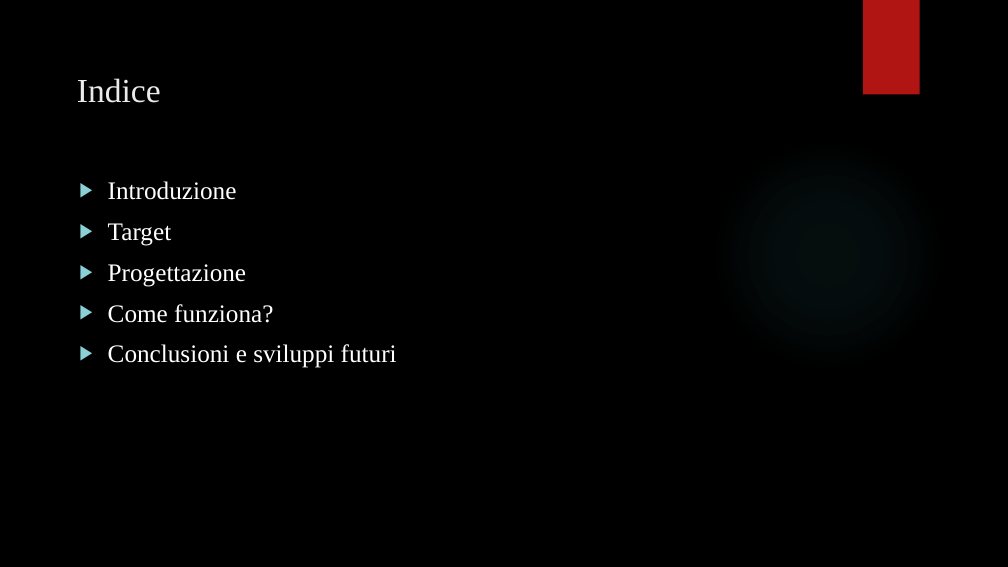
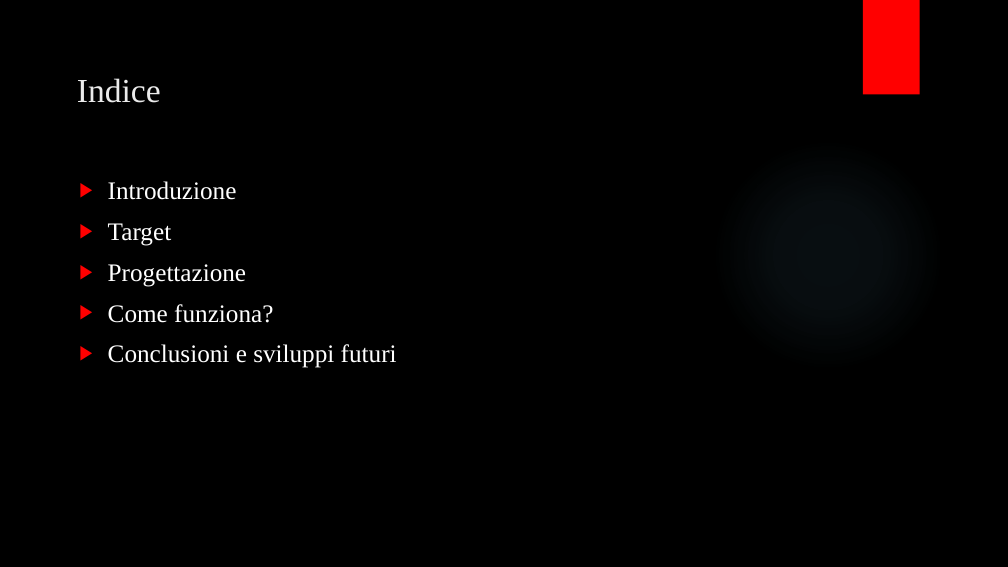
Before and after one commit to MetalGandix/ProjectSeiApp, a slide deck: slide 2 of SeiAppPP.pptx. Drawn at 1008x567 pixels with LibreOffice and Linux fonts; fonts in the diff are those of the drawing; background and template pictures are left out. Boxes give left, top, right and bottom in pixels: in the first picture for what was removed or moved away, otherwise in the second. Text is boxed around its words. In the diff, an @@ line names an element or a change of style, - is before the commit and + after.

```diff
--- a/SeiAppPP.pptx
+++ b/SeiAppPP.pptx
@@ rectangle at [863, 0, 920, 95]: fill #B01513 to #FF0000 @@
@@ text "Introduzione" at [108, 181, 397, 368]: bullet colour #8AD0D6 to #FF0000 @@
```
Also in this commit, not shown: 21 other slides changed, 1 other file.
